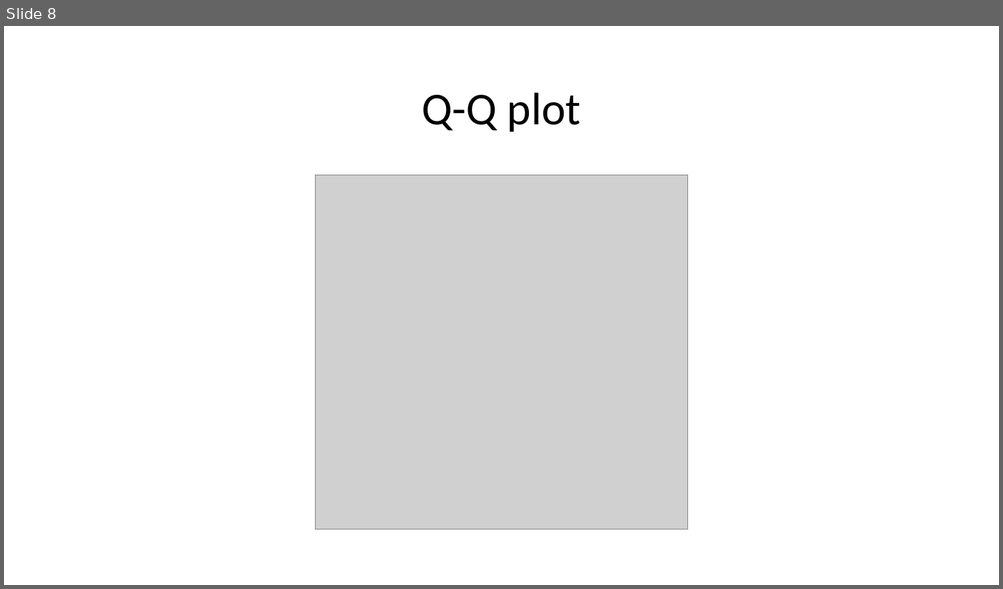
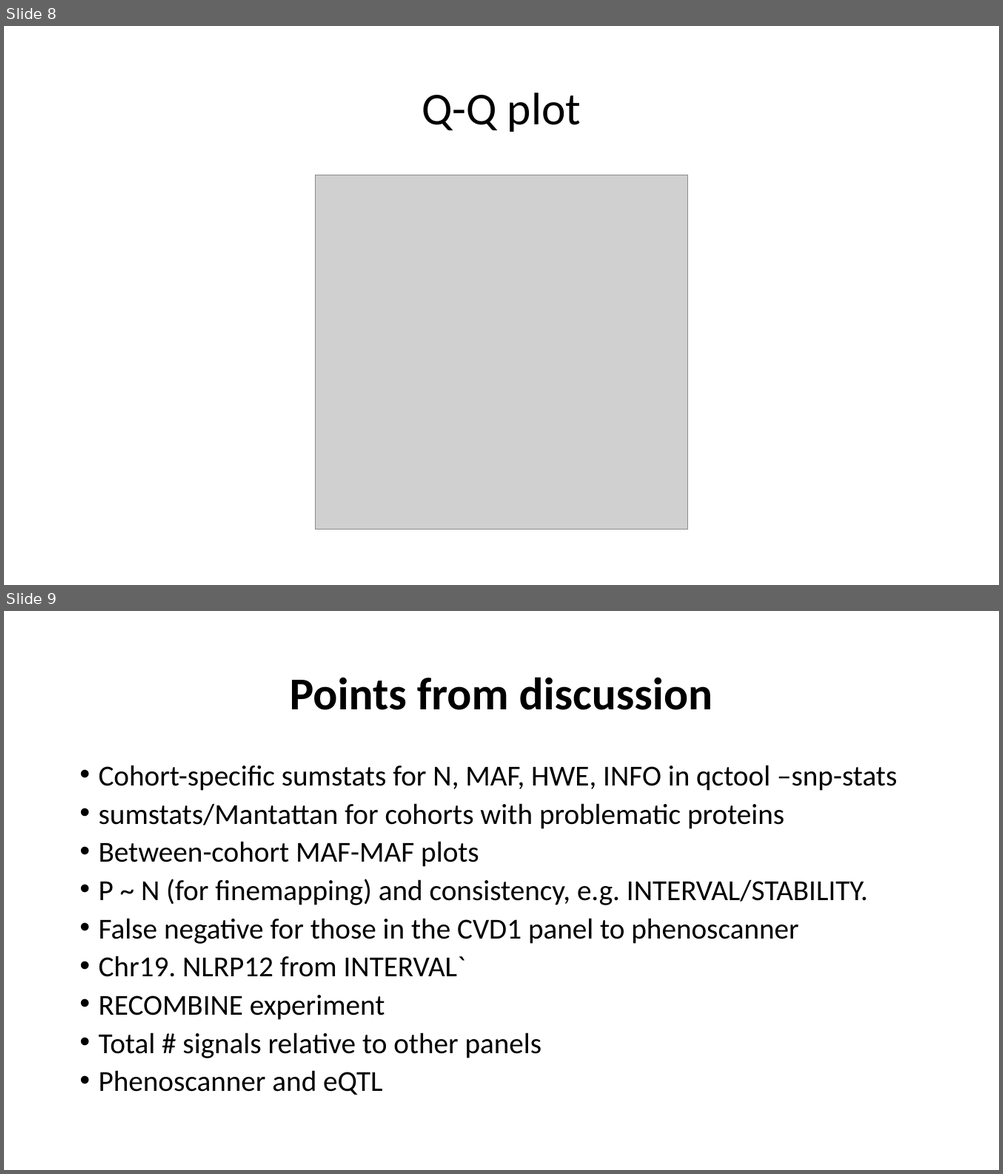
Before and after one commit to jinghuazhao/INF, a slide deck: doc/SCALLOP_INF1-080319.pptx. Shown one above the other, each under a label of ours: slide 8 before the commit, slides 8 and 9 after it. The pictures are 1003x589 and 1003x1174 pixels, drawn with LibreOffice and Linux fonts; fonts in the diff are those of the drawing; grey boxes stand for pictures. Boxes give left, top, right and bottom in pixels: in the first picture for what was removed or moved away, otherwise in the second. Text is boxed around its words. In the diff, an @@ line names an element or a change of style, - is before the commit and + after.

Commit message:
Documents and auxiliary files

```diff
--- a/doc/SCALLOP_INF1-080319.pptx
+++ b/doc/SCALLOP_INF1-080319.pptx
@@ slide 9 added at box(4, 611, 999, 1170), background #FFFFFF @@
@@ title added at box(290, 677, 713, 710), 44 pt, text #000000, bold @@
+Points from discussion
@@ text added at box(99, 765, 896, 1096), 28 pt, text #000000 @@
+• Cohort-specific sumstats for N, MAF, HWE, INFO in qctool –snp-stats
+• sumstats/Mantattan for cohorts with problematic proteins
+• Between-cohort MAF-MAF plots
+• P ~ N (for finemapping) and consistency, e.g. INTERVAL/STABILITY.
+• False negative for those in the CVD1 panel to phenoscanner
+• Chr19. NLRP12 from INTERVAL`
+• RECOMBINE experiment
+• Total # signals relative to other panels
+• Phenoscanner and eQTL
```
